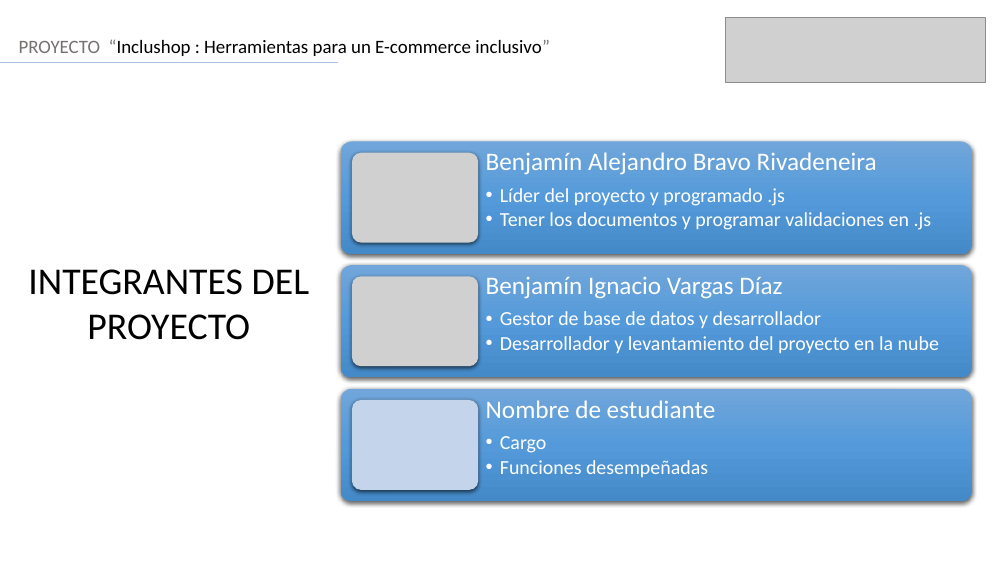
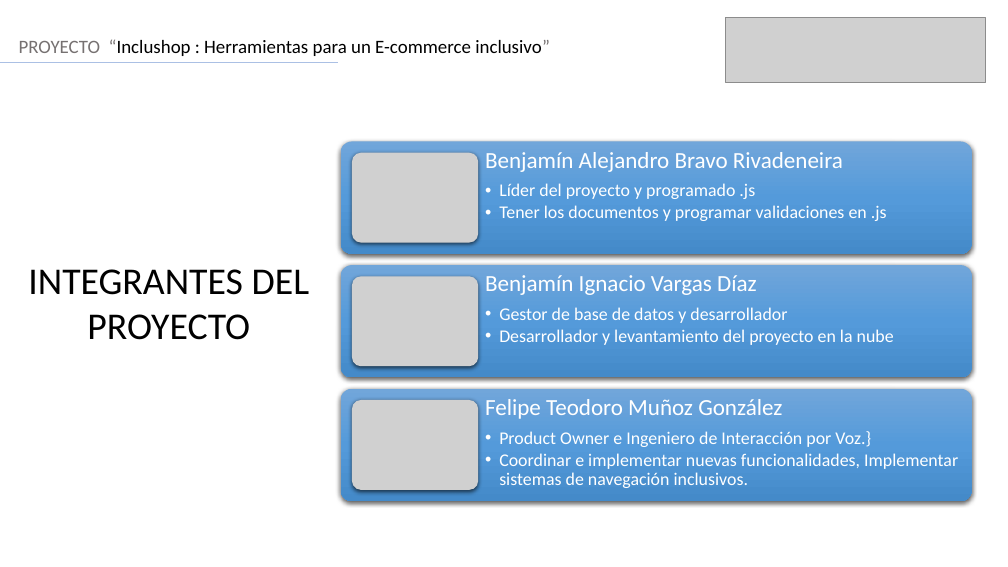
Before and after one commit to FelipeMunhoz18/FelipeMunhoz18-Bravo-Vargas-Munoz-Docs, a slide deck: slide 2 of Fase 3/Evidencias Grupales/Formato Presentación final.pptx. Drawn at 1008x567 pixels with LibreOffice and Linux fonts; fonts in the diff are those of the drawing; grey boxes stand for pictures. Boxes give left, top, right and bottom in pixels: in the first picture for what was removed or moved away, otherwise in the second. Text is boxed around its words. In the diff, an @@ line names an element or a change of style, - is before the commit and + after.

```diff
--- a/Fase 3/Evidencias Grupales/Formato Presentación final.pptx
+++ b/Fase 3/Evidencias Grupales/Formato Presentación final.pptx
@@ text "Benjamín Alejandro Bravo Rivadeneira" at [485,152,887,221]: size 24 to 22 pt in "Benjamín Alejandro Bravo Rivadeneira"; size 19 to 17 pt in "Líder del proyecto y programado .js", "Tener los documentos y programar validaciones en ..." @@
@@ text "Benjamín Ignacio Vargas Díaz" at [485,275,894,345]: size 24 to 22 pt in "Benjamín Ignacio Vargas Díaz"; size 19 to 17 pt in "Gestor de base de datos y desarrollador", "Desarrollador y levantamiento del proyecto en la ..." @@
@@ rounded rectangle removed at [352,400,479,490] @@
@@ picture added at [352,400,479,490] @@
@@ text at [485,399,958,488]: text changed; size 19 to 17 pt @@
-Nombre de estudiante
-  • Cargo
-  • Funciones desempeñadas
+Felipe Teodoro Muñoz González
+  • Product Owner e Ingeniero de Interacción por Voz.}
+  • Coordinar e implementar nuevas funcionalidades, Implementar sistemas de navegación inclusivos.
```
Also in this commit, not shown: 2 other slides changed, 1 other file.
